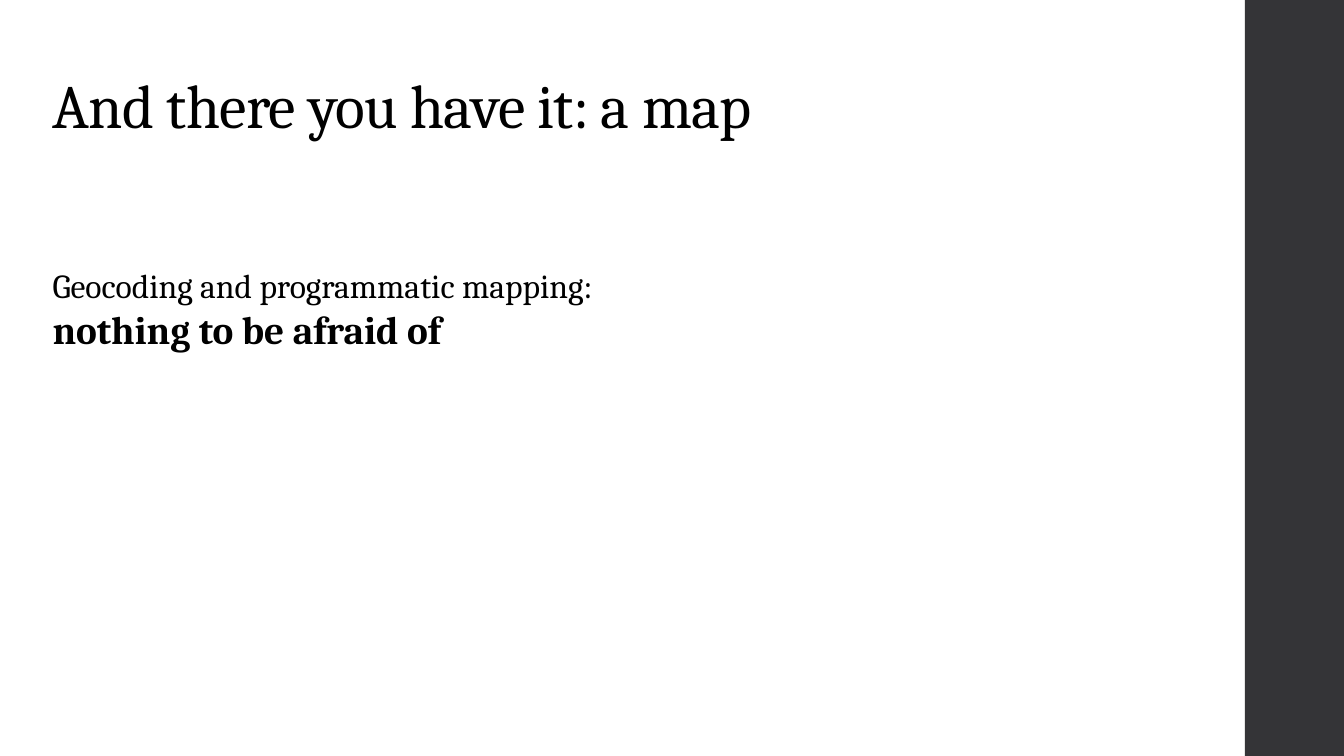
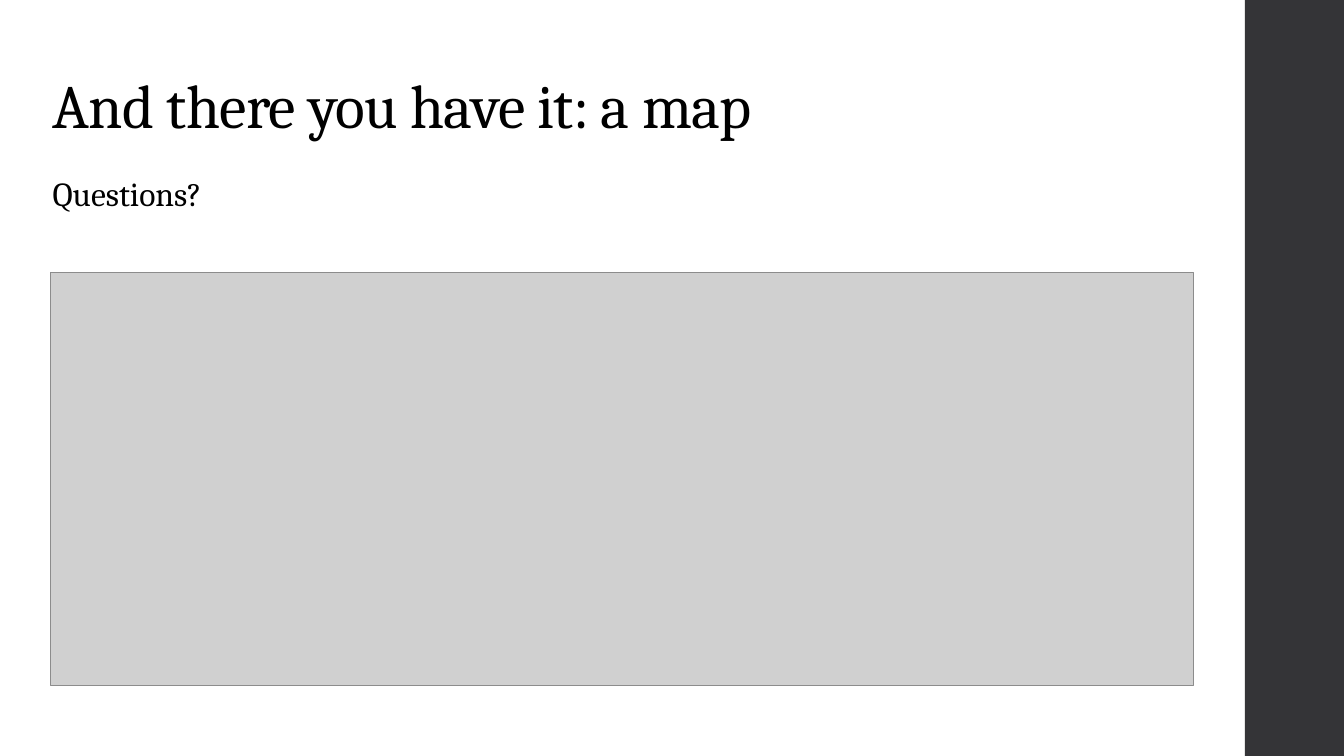
Before and after one commit to nbumbarger/everything_conf, a slide deck: slide 12 of spatial_data_production.pptx. Drawn at 1344x756 pixels with LibreOffice and Linux fonts; fonts in the diff are those of the drawing; grey boxes stand for pictures. Boxes give left, top, right and bottom in pixels: in the first picture for what was removed or moved away, otherwise in the second. Text is boxed around its words. In the diff, an @@ line names an element or a change of style, - is before the commit and + after.

```diff
--- a/spatial_data_production.pptx
+++ b/spatial_data_production.pptx
@@ text added at [53,183,202,212], 24 pt, text #000000 @@
+Questions?
@@ picture added at [50,272,1194,685] @@
@@ text removed at [53,274,592,353] @@
-Geocoding and programmatic mapping:
-nothing to be afraid of
```
Also in this commit, not shown: 10 other slides changed, 4 other files.
